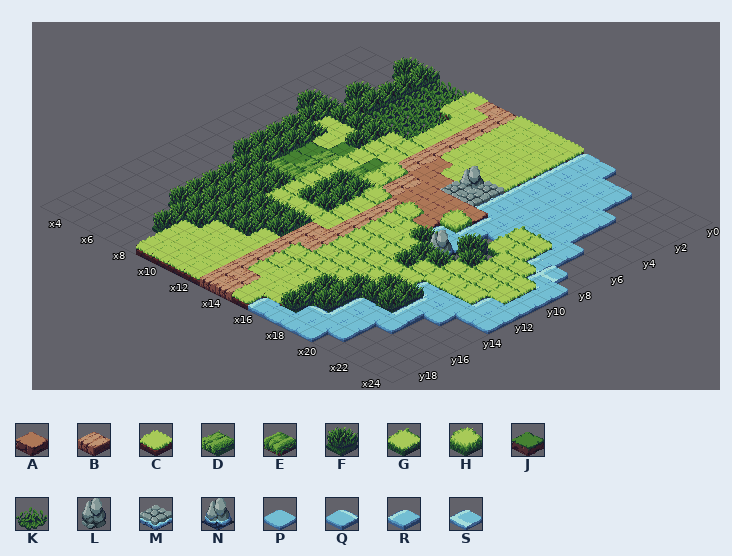
One commit to this Tiled map: src/main/resources/assets/levels/tmx/level_0.tmx. The picture above is the old version.
Cells are 32x16 px. Isometric: x runs down to the right, y down to the left. Shown: x 3..24, y 0..19.
Key: from "map_spritesheet": A 9, B 14, C 24, D 27, E 28, F 36, G 37, H 39, J 40, K 43, L 64, M 68, N 79, P 110, Q 111, R 112, S 117.
_ is an empty cell.
Layer "Tile Layer 1" before, first column x 3:
 0 ___FFKKCBBCCCCRP______
 1 ____FKKCCBCCCCRPPP____
 2 ____FKKKCBCCCCRPPP____
 3 ___FFKKKCBCCCCRPPPP___
 4 ____FKKKCBCCCCRPPPP___
 5 __FFFFFCGBACLMRPPPP___
 6 ___FCCFGGBAAMMRPPPPP__
 7 ___FFCJGJHBAAAARPGGP__
 8 ___FFJDGEHBAAAHR_GGSS_
 9 ___FFJDGFFHBHASPF_GGSP
10 ___FFEEGFFGBGGFN_FGGGP
11 ____FFFGFFGBGCGFFGGGGP
12 ____FFFGGGGBGGGFGGGGRP
13 ____FFFFFFBBGGGGGSPPPP
14 ____FFFFFFBBGGGGFFRP__
15 ____FFFFFCBGGGGFFFR___
16 _____FFCCCBGGGFFRPP___
17 _____FCCCCBGCCFFRP____
18 ______CCCCBBCCFQPP____
19 ______CCCCBBCRPPP_____
The result:
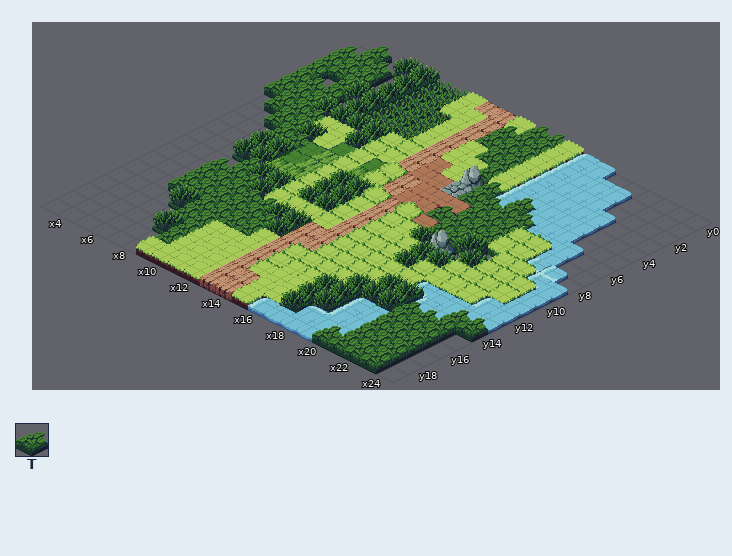
Further tiles: from "spritesheet": T 35.
Edits made:
Layer "Tile Layer 1":
y 0: x 4 _ -> T; x 14..15 CC -> TT
y 1..2: x 3..5 ___ -> TTT; x 13..15 CCC -> TTT
y 3: x 3 _ -> T; x 5 _ -> T; x 14..15 CC -> TT
y 4: x 3..5 ___ -> TTT; x 15 C -> T
y 5: x 3..5 __F -> TTT; x 16 M -> T; x 18 P -> T
y 6: x 4..6 __F -> TTT; x 16..19 MRPP -> TTTT
y 7: x 5..6 _F -> TT; x 17..19 ARP -> TTT
y 8: x 6..7 FF -> TT; x 16..19 AHR_ -> TTTT
y 9: x 17..18 SP -> TT
y 11: x 7 F -> T
y 12: x 6..8 _FF -> TTT
y 13: x 6..10 _FFFF -> TTTTT
y 14: x 6..11 _FFFFF -> TTTTTT; x 23..24 __ -> TT
y 15: x 8..11 FFFF -> TTTT; x 21..23 R__ -> TTT
y 16: x 8..9 FF -> TT; x 21..23 P__ -> TTT
y 17..18: x 9 C -> T; x 21..23 ___ -> TTT
y 19: x 20..23 ____ -> TTTT
Changed places in both pictures, as pixel boxes (x1, y1, x2, y2):
changed: (154, 46, 392, 244)
changed: (424, 124, 568, 253)
changed: (312, 302, 488, 374)
